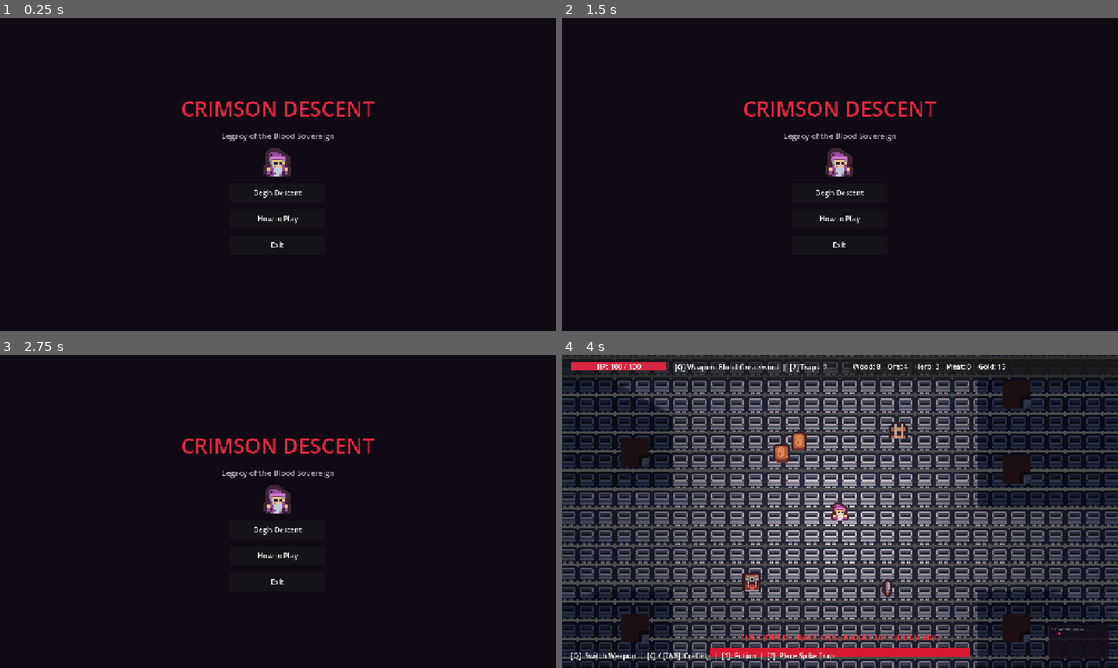
Above: before the commit, frames 1-4 (two rows, left to right).
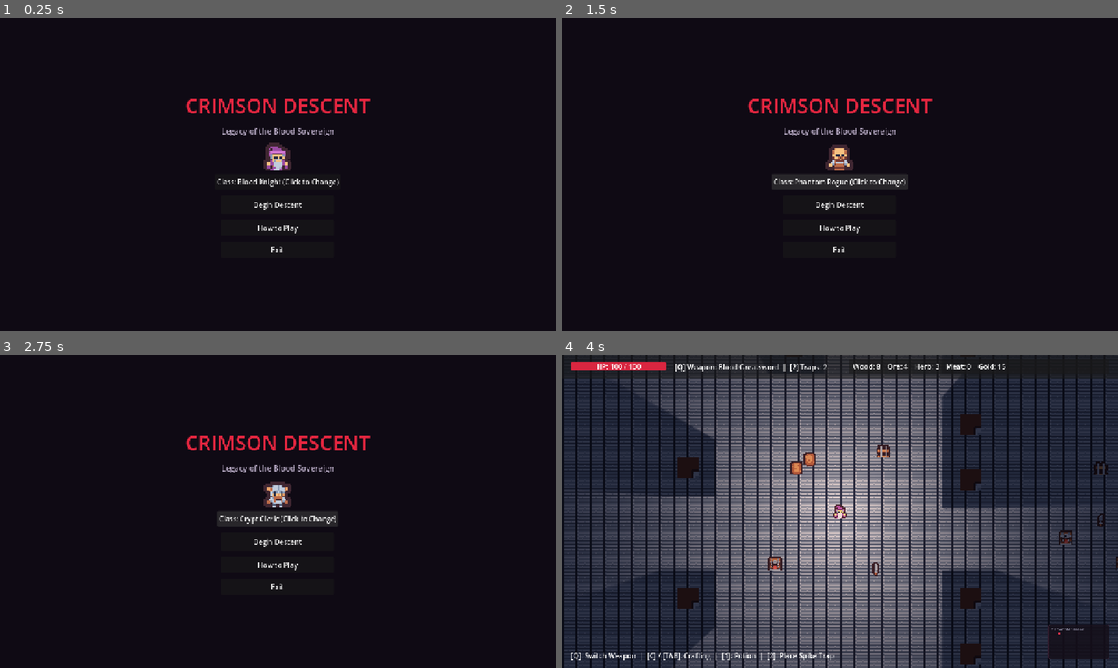
Above: after the commit, the same moments.

Repository: razidark/Crimson-Descent
Game: Godot game, scene res://scenes/main_menu.tscn
The game is run twice, just before and just after one commit, with the same random seed, the same clock (stepped at 60 frames per second) and the same inputs. This scene is started directly instead of the project's main scene.
Inputs (mouse positions are in pixels of both pictures, inside the frame that each line leads up to):
- Up to frame 1 (0.25 s): no input
- Up to frame 2 (1.5 s): click (840, 180) at 0.5 s, where only the run after the commit has a clickable "Class: Blood Knight (Click to…"; click (840, 180) at 1.25 s, where only the run after the commit has a clickable "Class: Shadow Mage (Click to …"
- Up to frame 3 (2.75 s): click (278, 517) at 2 s, where only the run after the commit has a clickable "Class: Phantom Rogue (Click t…"
- Up to frame 4 (4 s): click (840, 517) at 2.75 s, where only the run after the commit has a clickable "Class: Crypt Cleric (Click to…"; click "Begin Descent" at 3.5 s

The runs differ from the first frame. In frame 1, 2.5% of the frame differs, in the area x 32-68%, y 25-75%; in frame 2, 3.1%; in frame 3, 3.0%; in frame 4, 61%, in the area x 0-100%, y 0-100%.

Commit message:
fix(polish): fix floor tiling, bright slash VFX, boss UI range trigger, camera zoom, and 4 character classes

Diff:
--- a/scenes/main_menu.tscn
+++ b/scenes/main_menu.tscn
@@ -1,7 +1,7 @@
 [gd_scene load_steps=5 format=3 uid="uid://main_menu_01"]
 
 [ext_resource type="Script" path="res://scripts/main_menu.gd" id="1_menu_script"]
-[ext_resource type="Texture2D" path="res://assets/hero_0.png" id="2_hero_tex"]
+[ext_resource type="Texture2D" path="res://assets/hero_class_0.png" id="2_hero_tex"]
 
 [sub_resource type="StyleBoxFlat" id="StyleBoxFlat_bg"]
 bg_color = Color(0.06, 0.04, 0.08, 1)
@@ -46,12 +46,12 @@
 
 [node name="VBox" type="VBoxContainer" parent="CenterContainer"]
 layout_mode = 2
-theme_override_constants/separation = 16
+theme_override_constants/separation = 14
 
 [node name="Title" type="Label" parent="CenterContainer/VBox"]
 layout_mode = 2
 theme_override_colors/font_color = Color(0.9, 0.15, 0.25, 1)
-theme_override_font_sizes/font_size = 48
+theme_override_font_sizes/font_size = 46
 text = "CRIMSON DESCENT"
 horizontal_alignment = 1
 
@@ -62,27 +62,37 @@
 text = "Legacy of the Blood Sovereign"
 horizontal_alignment = 1
 
-[node name="HeroIcon" type="TextureRect" parent="CenterContainer/VBox"]
+[node name="ClassContainer" type="VBoxContainer" parent="CenterContainer/VBox"]
+layout_mode = 2
+theme_override_constants/separation = 8
+
+[node name="HeroIcon" type="TextureRect" parent="CenterContainer/VBox/ClassContainer"]
 custom_minimum_size = Vector2(64, 64)
 layout_mode = 2
 size_flags_horizontal = 4
 texture = ExtResource("2_hero_tex")
 stretch_mode = 5
 
+[node name="ClassBtn" type="Button" parent="CenterContainer/VBox/ClassContainer"]
+custom_minimum_size = Vector2(260, 36)
+layout_mode = 2
+size_flags_horizontal = 4
+text = "Class: Blood Knight (Click to Change)"
+
 [node name="StartBtn" type="Button" parent="CenterContainer/VBox"]
-custom_minimum_size = Vector2(220, 44)
+custom_minimum_size = Vector2(260, 42)
 layout_mode = 2
 size_flags_horizontal = 4
 text = "Begin Descent"
 
 [node name="HowBtn" type="Button" parent="CenterContainer/VBox"]
-custom_minimum_size = Vector2(220, 44)
+custom_minimum_size = Vector2(260, 36)
 layout_mode = 2
 size_flags_horizontal = 4
 text = "How to Play"
 
 [node name="QuitBtn" type="Button" parent="CenterContainer/VBox"]
-custom_minimum_size = Vector2(220, 44)
+custom_minimum_size = Vector2(260, 36)
 layout_mode = 2
 size_flags_horizontal = 4
 text = "Exit"
@@ -116,11 +126,11 @@
 [node name="Desc" type="Label" parent="InstructionsPanel/VBox"]
 layout_mode = 2
 text = "• WASD / Arrow Keys: Move
-• Left Click: Crimson Blade Cleave
-• Spacebar: Shadow Dash
-• ESC: Pause Game
-
-Collect Blood Essence from fallen foes to rank up and unlock game-changing Blood Blessings."
+• Left Click: Weapon Attack
+• [Q]: Switch Weapon (Greatsword, Twin Daggers, Bow)
+• [C] or [TAB]: Survival Crafting
+• [1]: Drink Potion  |  [2]: Place Spike Trap
+• ESC: Pause Game"
 autowrap_mode = 2
 
 [node name="CloseBtn" type="Button" parent="InstructionsPanel/VBox"]
--- a/scenes/player.tscn
+++ b/scenes/player.tscn
@@ -1,7 +1,7 @@
 [gd_scene load_steps=10 format=3 uid="uid://player_scene_01"]
 
 [ext_resource type="Script" path="res://scripts/player.gd" id="1_script"]
-[ext_resource type="Texture2D" path="res://assets/hero_0.png" id="2_hero_tex"]
+[ext_resource type="Texture2D" path="res://assets/hero_class_0.png" id="2_hero_tex"]
 [ext_resource type="Script" path="res://scripts/audio_manager.gd" id="3_audio"]
 [ext_resource type="Script" path="res://scripts/camera_shake.gd" id="4_camera"]
 [ext_resource type="Script" path="res://scripts/minimap.gd" id="5_minimap"]
@@ -72,7 +72,7 @@
 texture_scale = 5.0
 
 [node name="Camera2D" type="Camera2D" parent="."]
-zoom = Vector2(1.35, 1.35)
+zoom = Vector2(1.0, 1.0)
 position_smoothing_enabled = true
 position_smoothing_speed = 8.0
 script = ExtResource("4_camera")
--- a/scenes/slash_arc.tscn
+++ b/scenes/slash_arc.tscn
@@ -1,28 +1,20 @@
-[gd_scene load_steps=5 format=3 uid="uid://slash_arc_scene_01"]
+[gd_scene load_steps=4 format=3 uid="uid://slash_arc_scene_01"]
 
 [ext_resource type="Script" path="res://scripts/slash_arc.gd" id="1_slash"]
+[ext_resource type="Texture2D" path="res://assets/slash_effect.png" id="2_slash_tex"]
 
-[sub_resource type="CapsuleShape2D" id="CapsuleShape2D_slash"]
-radius = 16.0
-height = 64.0
-
-[sub_resource type="Gradient" id="Gradient_slash"]
-colors = PackedColorArray(1, 0.2, 0.2, 0.9, 0.9, 0.8, 0.3, 0)
-
-[sub_resource type="GradientTexture2D" id="GradientTexture2D_slash"]
-gradient = SubResource("Gradient_slash")
-width = 64
-height = 32
-fill = 1
-fill_from = Vector2(0.5, 0.5)
-fill_to = Vector2(0.9, 0.9)
+[sub_resource type="CircleShape2D" id="CircleShape2D_slash"]
+radius = 24.0
 
 [node name="SlashArc" type="Area2D"]
+z_index = 5
+collision_layer = 8
+collision_mask = 5
 script = ExtResource("1_slash")
 
 [node name="CollisionShape2D" type="CollisionShape2D" parent="."]
-rotation = 1.5708
-shape = SubResource("CapsuleShape2D_slash")
+shape = SubResource("CircleShape2D_slash")
 
 [node name="Sprite2D" type="Sprite2D" parent="."]
-texture = SubResource("GradientTexture2D_slash")
+scale = Vector2(1.2, 1.2)
+texture = ExtResource("2_slash_tex")
--- a/scripts/boss_behemoth.gd
+++ b/scripts/boss_behemoth.gd
@@ -27,7 +27,7 @@
 	add_to_group("enemies")
 	hp_bar.max_value = max_hp
 	hp_bar.value = current_hp
-	boss_ui.visible = true
+	boss_ui.visible = false # Hidden until player discovers boss chamber
 
 func _physics_process(delta: float) -> void:
 	if not target:
@@ -35,6 +35,17 @@
 		if players.size() > 0:
 			target = players[0]
 		return
+
+	var dist = global_position.distance_to(target.global_position)
+
+	# Only activate and show boss UI when player enters chamber (< 600px away)
+	if dist < 650.0:
+		if not boss_ui.visible:
+			boss_ui.visible = true
+	else:
+		if boss_ui.visible:
+			boss_ui.visible = false
+		return # Idle when player is far away
 
 	# Handle Charge Attack
 	if is_charging:
@@ -66,7 +77,7 @@
 	move_and_slide()
 
 	# Contact Damage
-	if global_position.distance_to(target.global_position) < 38.0:
+	if dist < 38.0:
 		if target.has_method("take_damage"):
 			target.take_damage(attack_damage * delta)
 
--- a/scripts/main_menu.gd
+++ b/scripts/main_menu.gd
@@ -4,15 +4,42 @@
 @onready var how_btn = $CenterContainer/VBox/HowBtn
 @onready var quit_btn = $CenterContainer/VBox/QuitBtn
 @onready var instructions_panel = $InstructionsPanel
+@onready var class_btn = $CenterContainer/VBox/ClassContainer/ClassBtn
+@onready var class_icon = $CenterContainer/VBox/ClassContainer/HeroIcon
+
+var selected_class: int = 0
+var class_names: Array[String] = ["Blood Knight", "Shadow Mage", "Phantom Rogue", "Crypt Cleric"]
 
 func _ready() -> void:
 	start_btn.pressed.connect(_on_start_pressed)
 	how_btn.pressed.connect(_on_how_pressed)
 	quit_btn.pressed.connect(_on_quit_pressed)
+	class_btn.pressed.connect(_on_cycle_class)
 	instructions_panel.get_node("VBox/CloseBtn").pressed.connect(func(): instructions_panel.visible = false)
+	update_class_display()
+
+func _on_cycle_class() -> void:
+	selected_class = (selected_class + 1) % 4
+	update_class_display()
+
+func update_class_display() -> void:
+	class_btn.text = "Class: %s (Click to Change)" % class_names[selected_class]
+	var path = "res://assets/hero_class_%d.png" % selected_class
+	if ResourceLoader.exists(path):
+		class_icon.texture = load(path)
 
 func _on_start_pressed() -> void:
-	get_tree().change_scene_to_file("res://scenes/world.tscn")
+	# Save choice to global or copy chosen class sprite
+	var src_tex = "res://assets/hero_class_%d.png" % selected_class
+	var p_scene = load("res://scenes/world.tscn").instantiate()
+	var player = p_scene.get_node_or_null("Player")
+	if player:
+		var spr = player.get_node_or_null("Sprite2D")
+		if spr:
+			spr.texture = load(src_tex)
+	get_tree().root.add_child(p_scene)
+	get_tree().current_scene.queue_free()
+	get_tree().current_scene = p_scene
 
 func _on_how_pressed() -> void:
 	instructions_panel.visible = true
Not shown, added: assets/audio/sfx_bow.wav.import
Not shown, added: assets/audio/sfx_craft.wav.import
Not shown, added: assets/audio/sfx_hit.wav.import
Not shown, added: assets/audio/sfx_pickup.wav.import
Not shown, added: assets/audio/sfx_slash.wav.import
Not shown, added: assets/boss_behemoth.png.import
Not shown, added: assets/creature_bat.png.import
Not shown, added: assets/creature_boar.png.import
Not shown, added: assets/creature_spider.png.import
Not shown, added: assets/creature_wolf.png.import
Binary file added: assets/hero_class_0.png
Binary file added: assets/hero_class_1.png
(and 44 more such lines)
